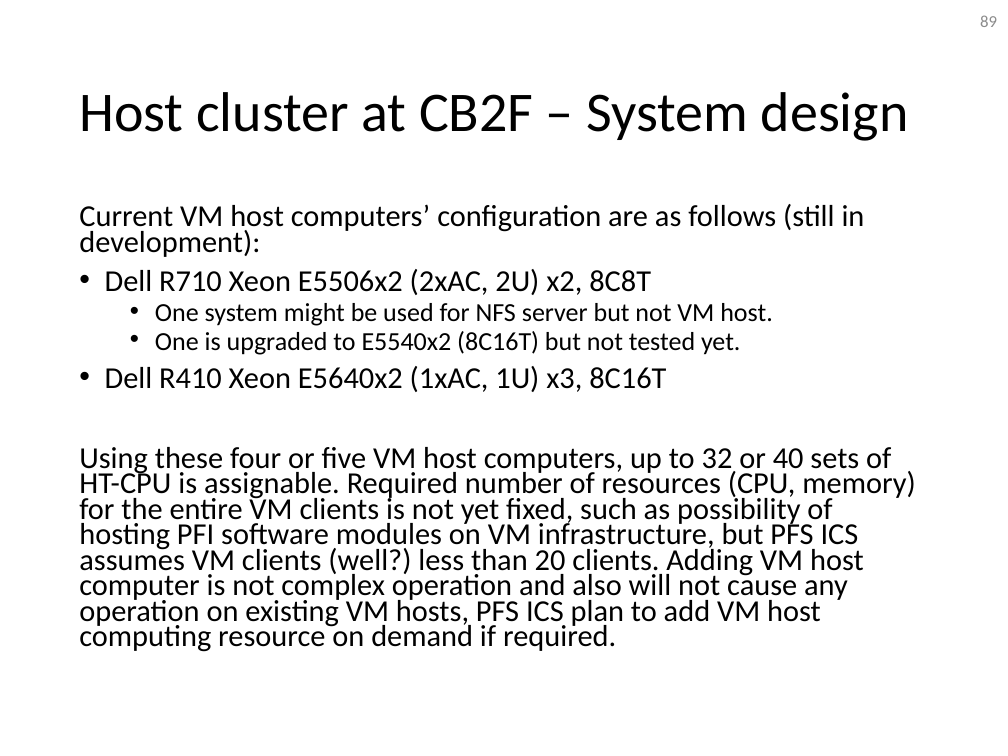
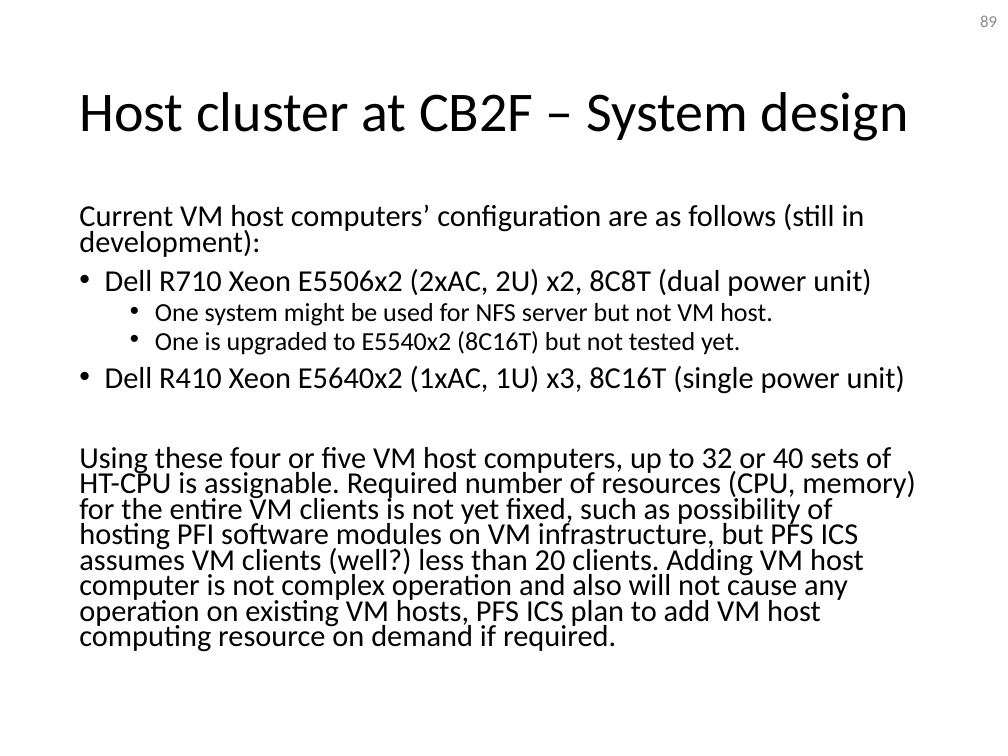
Before and after one commit to Subaru-PFS/ics_doc, a slide deck: slide 89 of SSN-00029.pptx. Drawn at 1008x756 pixels with LibreOffice and Linux fonts; fonts in the diff are those of the drawing. Boxes give left, top, right and bottom in pixels: in the first picture for what was removed or moved away, otherwise in the second. Text is boxed around its words. In the diff, an @@ line names an element or a change of style, - is before the commit and + after.

```diff
--- a/SSN-00029.pptx
+++ b/SSN-00029.pptx
@@ text at (x1=105, y1=269, x2=871, y2=296): text changed @@
-• Dell R710 Xeon E5506x2 (2xAC, 2U) x2, 8C8T
+• Dell R710 Xeon E5506x2 (2xAC, 2U) x2, 8C8T (dual power unit)
@@ text at (x1=105, y1=366, x2=905, y2=394): text changed @@
-• Dell R410 Xeon E5640x2 (1xAC, 1U) x3, 8C16T
+• Dell R410 Xeon E5640x2 (1xAC, 1U) x3, 8C16T (single power unit)
```
Also in this commit, not shown: 3 other slides changed, 2 slides added.
